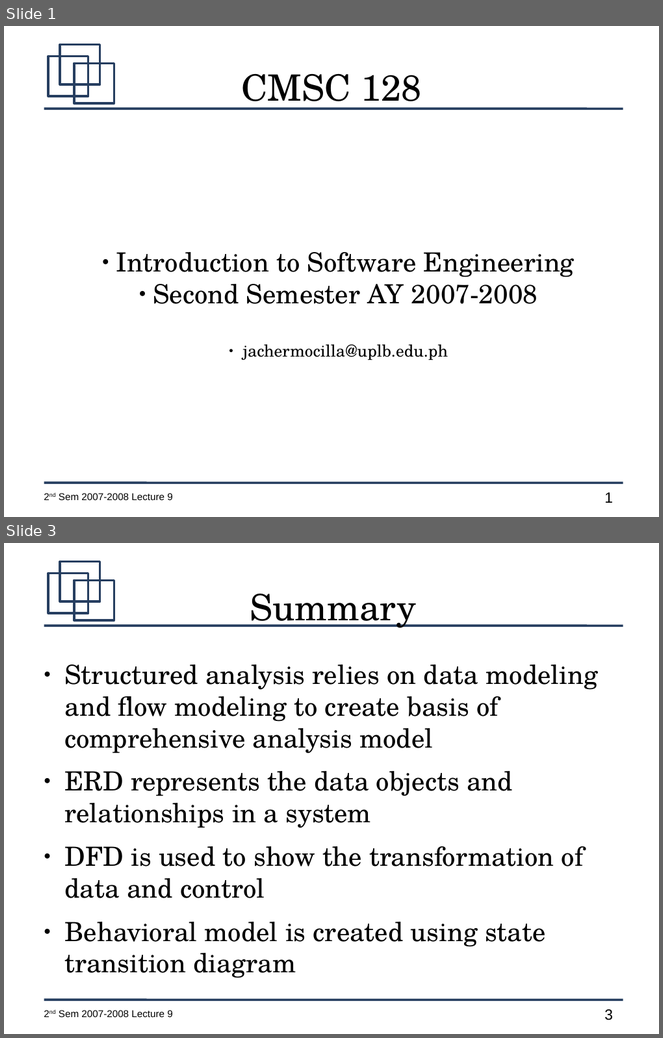
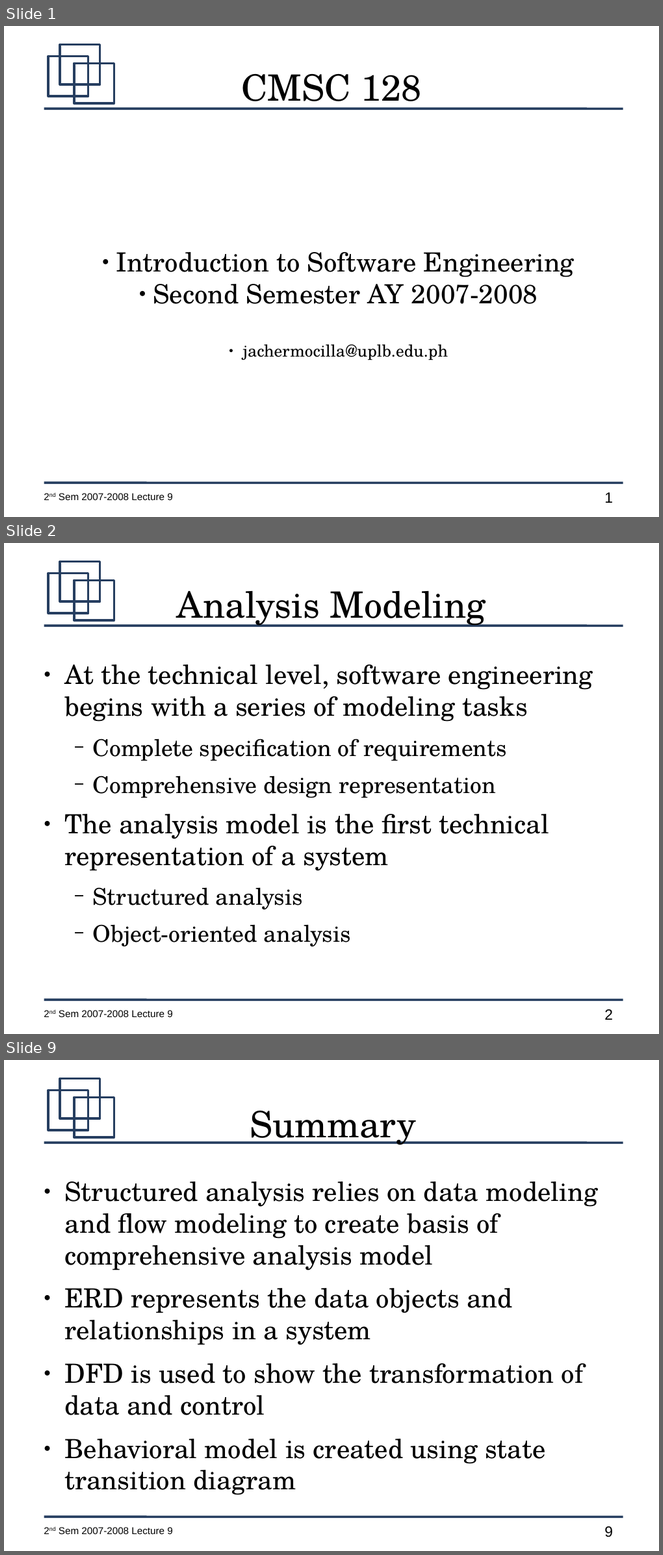
Before and after one commit to jachermocilla/jach-homepage, a slide deck: CMSC128-2nd-Sem-2007-L10.odp. Shown one above the other, each under a label of ours: slides 1 and 3 before the commit, slides 1, 2 and 9 after it; the slides between them are not shown. The pictures are 663x1038 and 663x1555 pixels, drawn with LibreOffice and Linux fonts; fonts in the diff are those of the drawing. Boxes give left, top, right and bottom in pixels: in the first picture for what was removed or moved away, otherwise in the second. Text is boxed around its words. In the diff, an @@ line names an element or a change of style, - is before the commit and + after.

```diff
--- a/CMSC128-2nd-Sem-2007-L10.odp
+++ b/CMSC128-2nd-Sem-2007-L10.odp
@@ slide 2 added at (4,543,659,1034), background #FFFFFF; not listed: 7 template elements that a slide beside it also shows @@
@@ title added at (177,591,486,627), 44 pt, text #000000 @@
+Analysis Modeling
@@ text added at (65,665,594,947), 32 pt, text #000000 @@
+● At the technical level, software engineering begins with a series of modeling tasks
+  − Complete specification of requirements
+  − Comprehensive design representation
+● The analysis model is the first technical representation of a system
+  − Structured analysis
+  − Object-oriented analysis
@@ what was slide 3 is now slide 9 @@
@@ page number at (605,1527,613,1538): text changed @@
-3
+9
```
Also in this commit, not shown: 1 slide changed, 6 other slides added, 1 slide removed.
